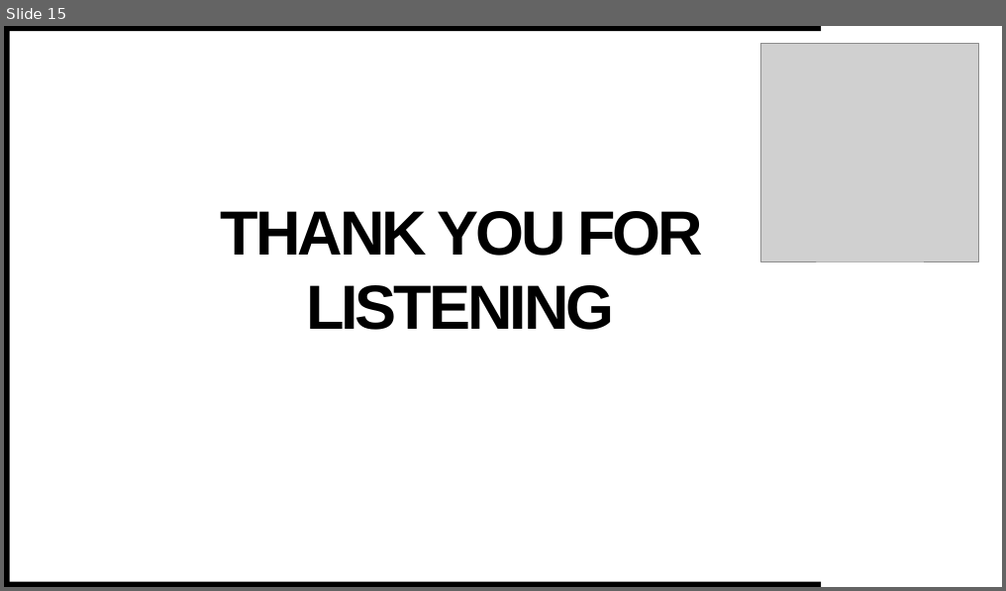
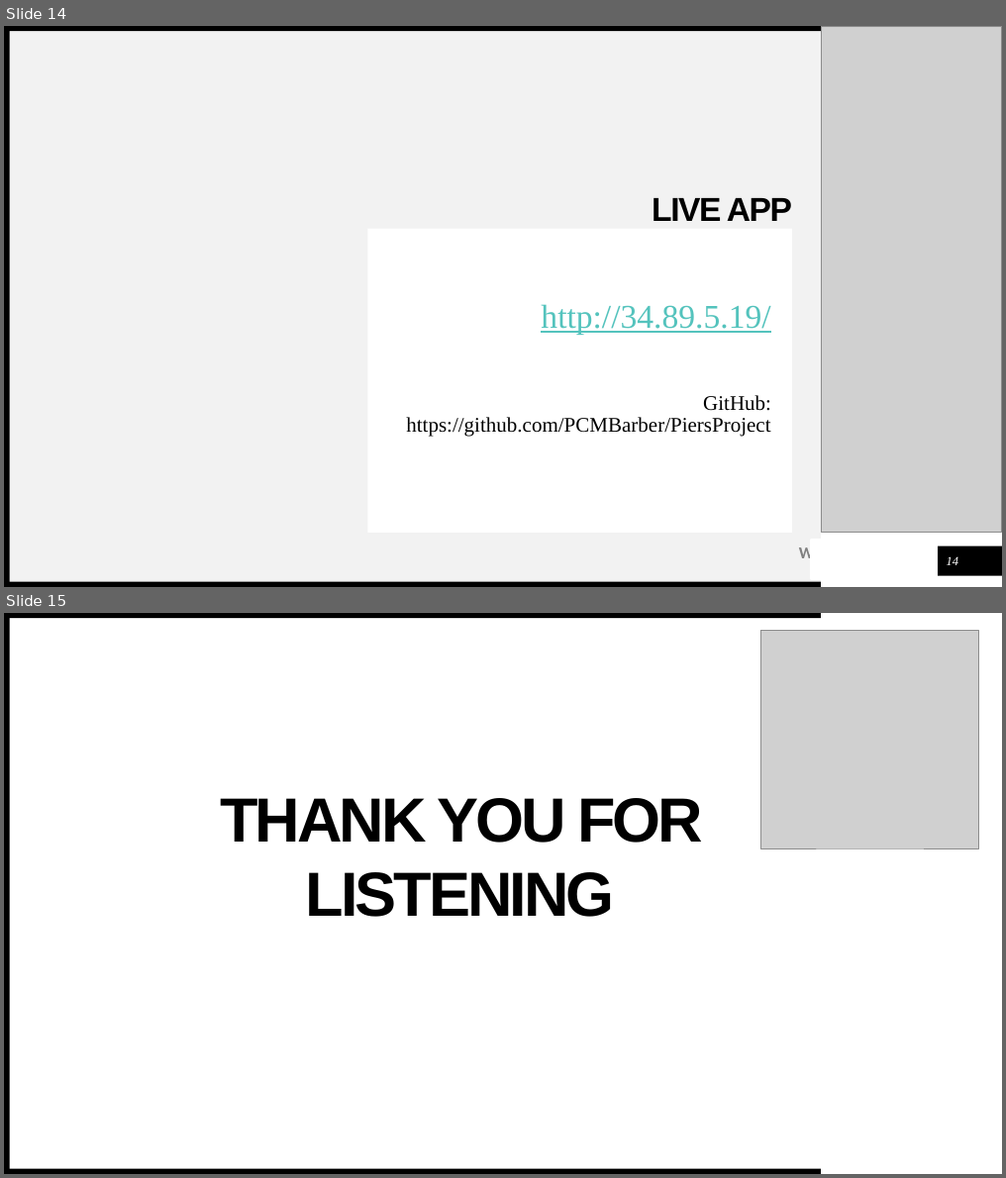
Before and after one commit to Marbul83/PiersProject, a slide deck: Media/DnDPresent.pptx. Shown one above the other, each under a label of ours: slide 15 before the commit, slides 14 and 15 after it. The pictures are 1006x591 and 1006x1178 pixels, drawn with LibreOffice and Linux fonts; fonts in the diff are those of the drawing; grey boxes stand for pictures. Boxes give left, top, right and bottom in pixels: in the first picture for what was removed or moved away, otherwise in the second. Text is boxed around its words. In the diff, an @@ line names an element or a change of style, - is before the commit and + after.

```diff
--- a/Media/DnDPresent.pptx
+++ b/Media/DnDPresent.pptx
@@ slide 14 added at (x1=4, y1=26, x2=1002, y2=587), background #FFFFFF; not listed: 3 template elements that a slide beside it also shows @@
@@ rectangle added at (x1=10, y1=31, x2=822, y2=582), fill #F2F2F2 @@
@@ picture added at (x1=821, y1=26, x2=1002, y2=533) @@
@@ text added at (x1=651, y1=198, x2=792, y2=221), 32 pt, text #000000, bold @@
+LIVE APP
@@ rectangle added at (x1=368, y1=229, x2=792, y2=533), fill #FFFFFF, 20 pt, text #000000 @@
+http://34.89.5.19/
+GitHub: https://github.com/PCMBarber/PiersProject
@@ text added at (x1=799, y1=548, x2=888, y2=559), 16 pt, text #808080, bold @@
+WOODGROVE BANK
@@ rectangle added at (x1=812, y1=541, x2=936, y2=580), fill #FFFFFF, outline #FFFFFF 2 pt @@
@@ rectangle added at (x1=939, y1=547, x2=1002, y2=576), fill #000000 @@
@@ page number added at (x1=946, y1=557, x2=959, y2=566), 12 pt, text #FFFFFF, italic @@
+14
```
Also in this commit, not shown: 2 slides changed, 1 slide removed, 1 other file.
